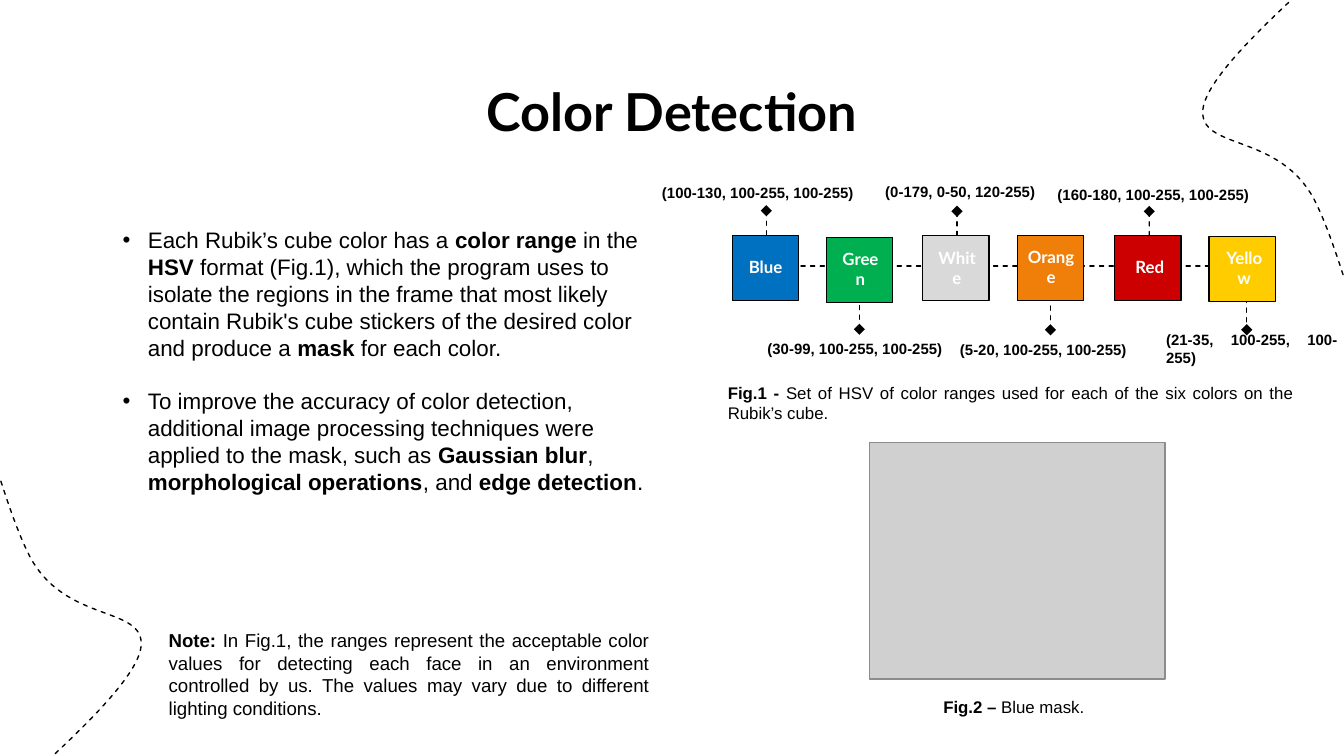
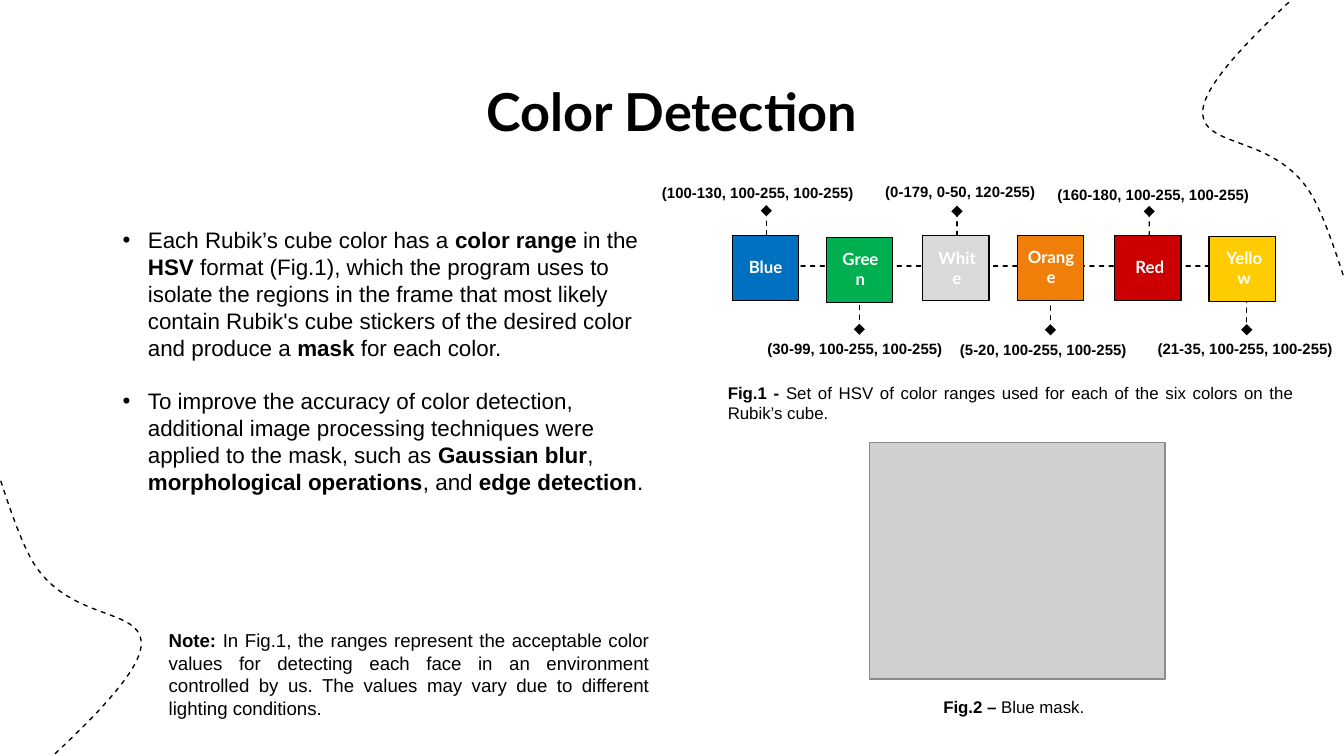
Before and after one commit to DanielaTomas/FCUP-VC, a slide deck: slide 4 of docs/Rubiks Cube Solver.pptx (slide 3 before the commit). Drawn at 1344x756 pixels with LibreOffice and Linux fonts; fonts in the diff are those of the drawing; grey boxes stand for pictures. Boxes give left, top, right and bottom in pixels: in the first picture for what was removed or moved away, otherwise in the second. Text is boxed around its words. In the diff, an @@ line names an element or a change of style, - is before the commit and + after.

Commit message:
add color calibrator

```diff
--- a/docs/Rubiks Cube Solver.pptx
+++ b/docs/Rubiks Cube Solver.pptx
@@ subtitle "(21-35, 100-255, 100-255)": place and size @@
-subtitle "(21-35, 100-255, 100-255)" at [1166,333,1337,348]
+subtitle "(21-35, 100-255, 100-255)" at [1158,343,1332,357]
```
Also in this commit, not shown: 1 other slide changed, 2 slides added, 1 slide removed, 2 other files.
